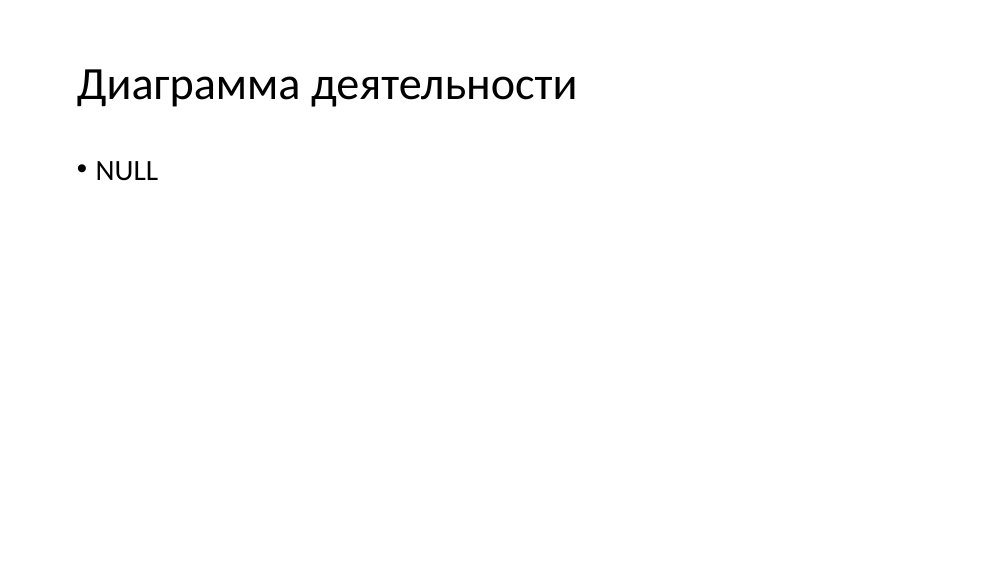
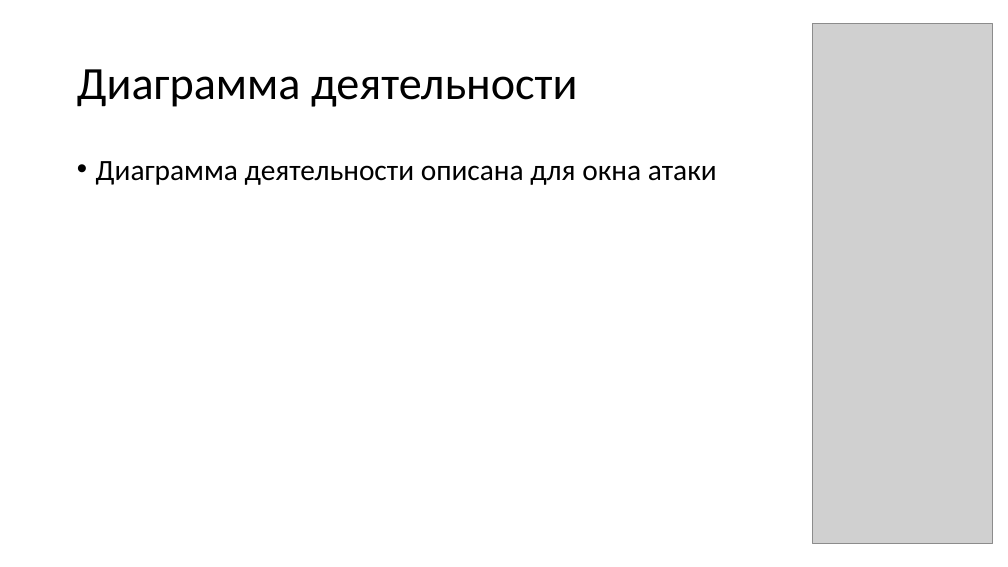
Before and after one commit to ModemX/RolePlay_WPF, a slide deck: slide 7 of Презентация.pptx. Drawn at 1008x567 pixels with LibreOffice and Linux fonts; fonts in the diff are those of the drawing; grey boxes stand for pictures. Boxes give left, top, right and bottom in pixels: in the first picture for what was removed or moved away, otherwise in the second. Text is boxed around its words. In the diff, an @@ line names an element or a change of style, - is before the commit and + after.

```diff
--- a/Презентация.pptx
+++ b/Презентация.pptx
@@ picture added at (813,23,993,544) @@
@@ text at (96,161,717,185): text changed @@
-• NULL
+• Диаграмма деятельности описана для окна атаки
```
Also in this commit, not shown: 2 other slides changed, 1 slide added, 1 slide removed, 5 other files.
